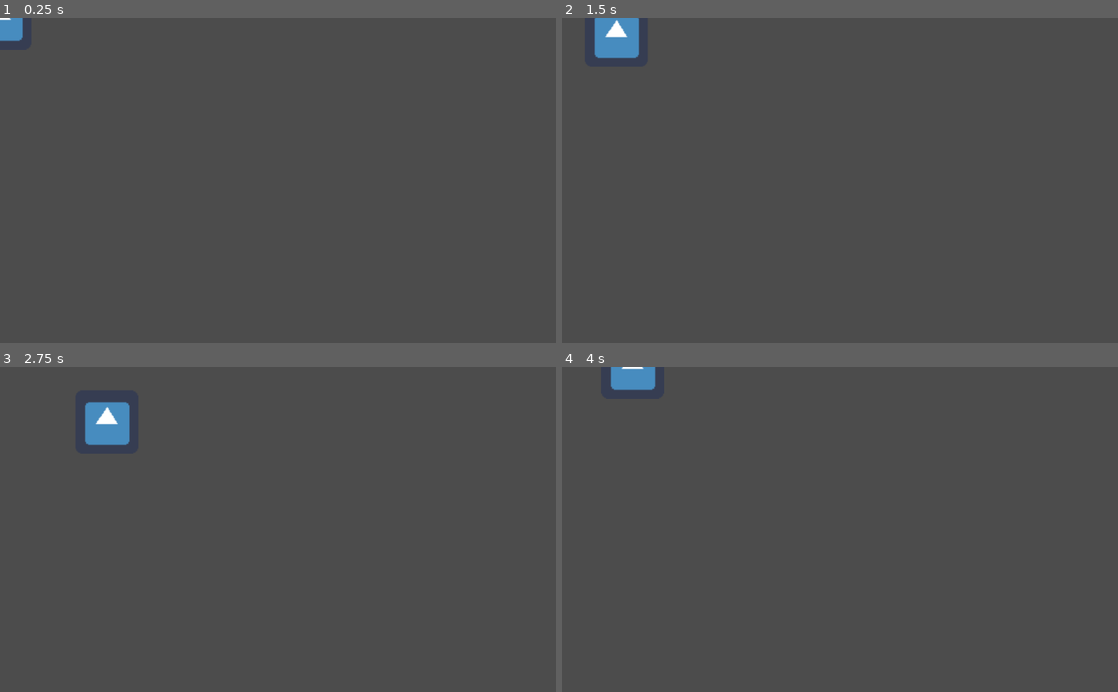
Above: before the commit, frames 1-4 (two rows, left to right).
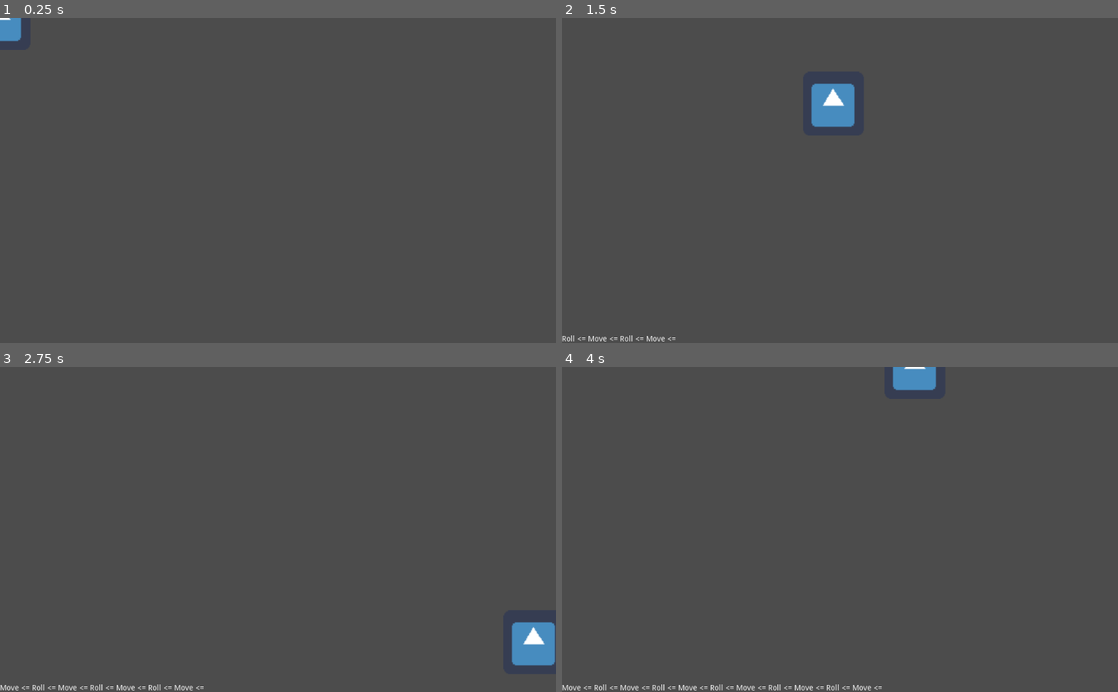
Above: after the commit, the same moments.

Repository: andrebariani/gmtk2022
Game: Godot game, scene res://src/Main.tscn
Two runs of this game, one before a commit and one after it. Both use one fixed random seed, a clock stepped at 60 frames per second and the inputs below. The engine's default icon, where the game draws it, is replaced by a stand-in: a white triangle on a blue panel in a dark square.
Inputs (mouse positions are in pixels of both pictures, inside the frame that each line leads up to):
- Up to frame 1 (0.25 s): no input
- Up to frame 2 (1.5 s): tap Enter at 0.5 s; move the mouse to (962, 164) at 0.52 s; hold Right (ui_right) 0.53-1.28 s; tap Space (roll) at 0.6, 1.35 s; move the mouse to (728, 196) at 1.27 s; hold Down (ui_down) from 1.28 s (still down)
- Up to frame 3 (2.75 s): move the mouse to (333, 458) at 2.02 s; release Down (ui_down) at 2.03 s; hold Right (ui_right) from 2.03 s (still down); tap Space (roll) at 2.1 s
- Up to frame 4 (4 s): move the mouse to (812, 594) at 2.77 s; release Right (ui_right) at 2.78 s; hold Up (ui_up) 2.78-3.53 s; tap Space (roll) at 2.85, 3.6 s; move the mouse to (1006, 578) at 3.52 s; hold Left (ui_left) from 3.53 s (still down)

The runs differ from the first frame. In frame 1, less than 0.1% of the frame differs, in the area x 1-5%, y 0-8%; in frame 2, 2.2%; in frame 3, 2.4%, in the area x 0-100%, y 10-100%; in frame 4, 1.6%.

Commit message:
player movement basics

Diff:
--- a/src/entities/player/Player.gd
+++ b/src/entities/player/Player.gd
@@ -15,13 +15,14 @@
 onready var roll_speed = ROLL_SPEED
 var is_rolling = false
 
-
 var look_vector = Vector2.ZERO
 
 onready var inputHelper = $Inputs
 onready var stateMachine = $StateMachine
 onready var _sprite = $Sprite
 onready var _hurtbox = $Hurtbox
+onready var _state_debug = $CanvasLayer/Debug/State
+onready var _die_side_debug = $DieSide
 
 onready var timers = {
 	"roll": PlayerTimer.new(ROLL_FRAMES)
@@ -35,10 +36,23 @@
 	string = true
 }
 
+var die_faces = [
+	{"color": "blue", "up": 4, "down": 2, "left": 5, "right": 6},
+	{"color": "blue", "up": 4, "down": 2, "left": 5, "right": 6},
+	{"color": "blue", "up": 4, "down": 2, "left": 5, "right": 6},
+	{"color": "blue", "up": 4, "down": 2, "left": 5, "right": 6},
+	{"color": "blue", "up": 4, "down": 2, "left": 5, "right": 6},
+	{"color": "blue", "up": 4, "down": 2, "left": 5, "right": 6},
+]
+
 func _ready():
 	current_speed = walk_speed
 	inputHelper.init(self)
 	stateMachine.init(self)
+
+	if debug:
+		$CanvasLayer/Debug.visible = true
+		$DieSide.visible = true
 
 
 func _physics_process(delta):
@@ -52,7 +66,8 @@
 	stateMachine.run(delta)
 
 	if debug:
-		pass
+		_die_side_debug.set_text()
+		_die_side_debug.set_text()
 
 
 func apply_velocity(velocity):
@@ -80,6 +95,9 @@
 	inputHelper.disabled = value
 
 
+func setup_state_queue(state):
+	_state_debug.set_text("%s <= %s" % [state, _state_debug.get_text()])
+
 func approach(a, b, amount):
 	if (a < b):
 		a += amount
--- a/src/entities/player/Player.tscn
+++ b/src/entities/player/Player.tscn
@@ -13,11 +13,11 @@
 
 [node name="Player" type="KinematicBody2D"]
 script = ExtResource( 2 )
-WALK_SPEED = 6000
-ROLL_SPEED = 12000
+WALK_SPEED = 30000
+ROLL_SPEED = 60000
 
 [node name="Sprite" type="Sprite" parent="."]
-scale = Vector2( 1.8125, 1.82813 )
+scale = Vector2( -1.76057, 1.84375 )
 texture = ExtResource( 6 )
 
 [node name="Hurtbox" type="CollisionShape2D" parent="."]
@@ -38,3 +38,21 @@
 
 [node name="Roll" type="Node" parent="StateMachine"]
 script = ExtResource( 5 )
+
+[node name="CanvasLayer" type="CanvasLayer" parent="."]
+
+[node name="Debug" type="VBoxContainer" parent="CanvasLayer"]
+anchor_top = 1.0
+anchor_right = 1.0
+anchor_bottom = 1.0
+margin_top = -14.0
+
+[node name="State" type="Label" parent="CanvasLayer/Debug"]
+margin_right = 1024.0
+margin_bottom = 14.0
+
+[node name="DieSide" type="Label" parent="."]
+margin_left = -58.0
+margin_top = -79.0
+margin_right = 59.0
+margin_bottom = -64.0
--- a/src/entities/player/states/Idle.gd
+++ b/src/entities/player/states/Idle.gd
@@ -4,4 +4,4 @@
 	if e.get_input('dirv') != Vector2.ZERO:
 		end("Move")
 	elif e.get_input('roll'):
-		end("roll")
+		end("Roll")
--- a/src/entities/state_machine/StateMachine.gd
+++ b/src/entities/state_machine/StateMachine.gd
@@ -32,6 +32,8 @@
 
 
 func change_state(new_state: String):
+	print_debug(new_state)
+	print_debug(state_curr)
 	if states.has(new_state) and new_state != state_curr:
 		state_next = new_state
 		if entity.has_method("setup_state_queue"):
